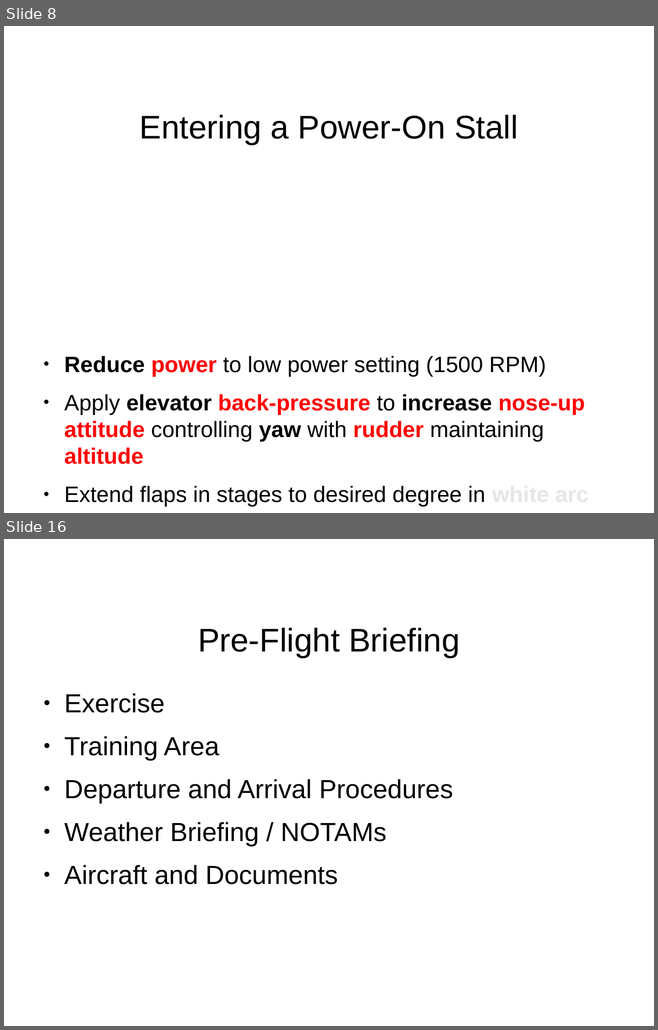
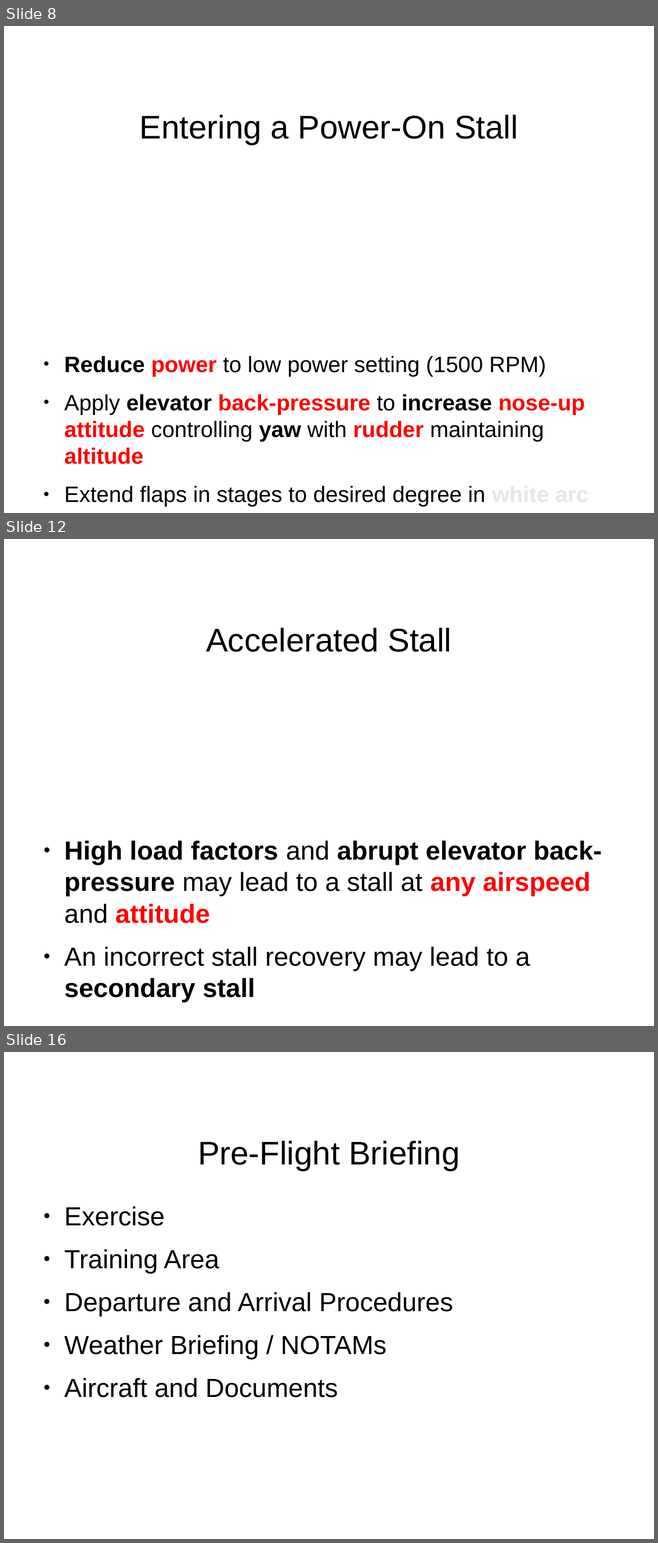
Before and after one commit to stephanheinemann/flight, a slide deck: FI/Stalls/Stalls.odp. Shown one above the other, each under a label of ours: slides 8 and 16 before the commit, slides 8, 12 and 16 after it; the slides between them are not shown. The pictures are 658x1030 and 658x1543 pixels, drawn with LibreOffice and Linux fonts; fonts in the diff are those of the drawing; background and template pictures are left out. Boxes give left, top, right and bottom in pixels: in the first picture for what was removed or moved away, otherwise in the second. Text is boxed around its words. In the diff, an @@ line names an element or a change of style, - is before the commit and + after.

Commit message:
extended stall presentation

```diff
--- a/FI/Stalls/Stalls.odp
+++ b/FI/Stalls/Stalls.odp
@@ slide 12 added at <box>4,539,654,1026</box>, background #FFFFFF @@
@@ title added at <box>206,628,452,652</box>, 40 pt, text #000000 @@
+Accelerated Stall
@@ text added at <box>64,841,601,1002</box>, 32 pt, text #000000, bold @@
+● High load factors and abrupt elevator back-pressure may lead to a stall at any airspeed and attitude
+● An incorrect stall recovery may lead to a secondary stall
```
Also in this commit, not shown: 4 slides changed, 4 other slides added, 5 slides removed, 1 other file.
